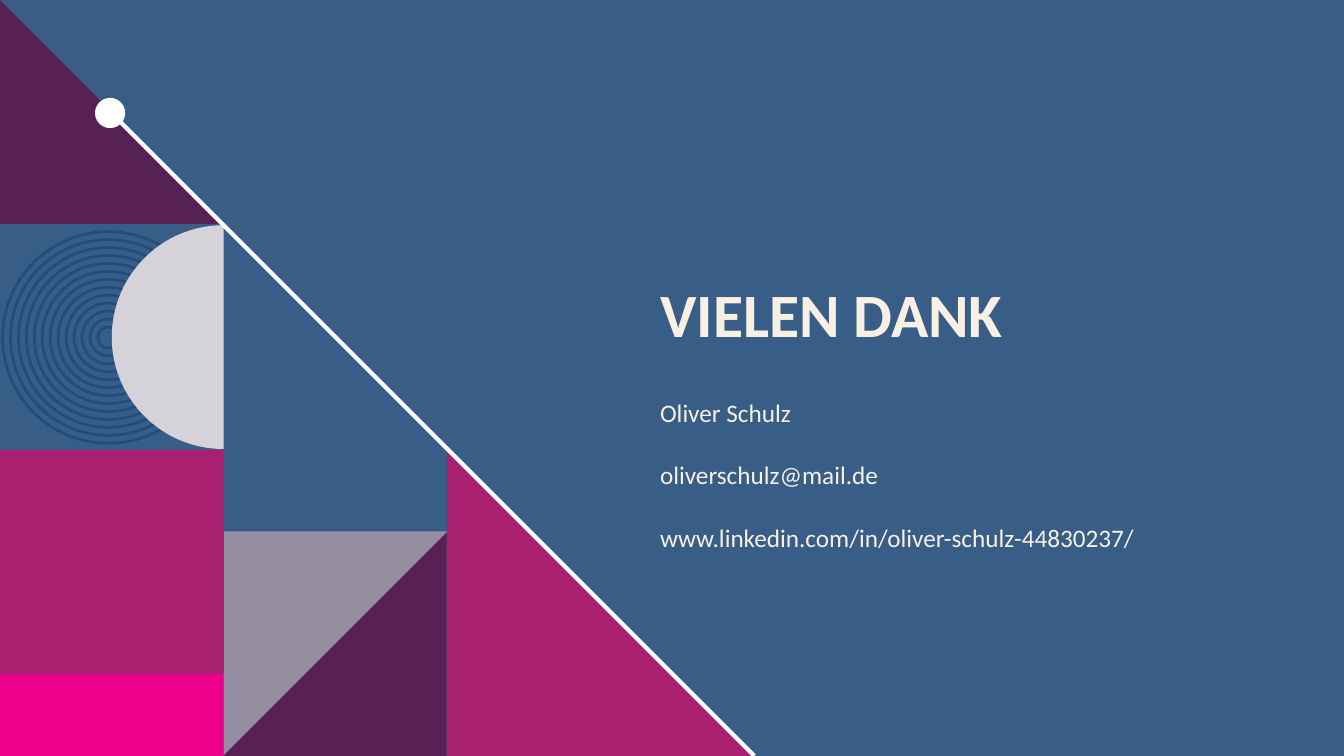
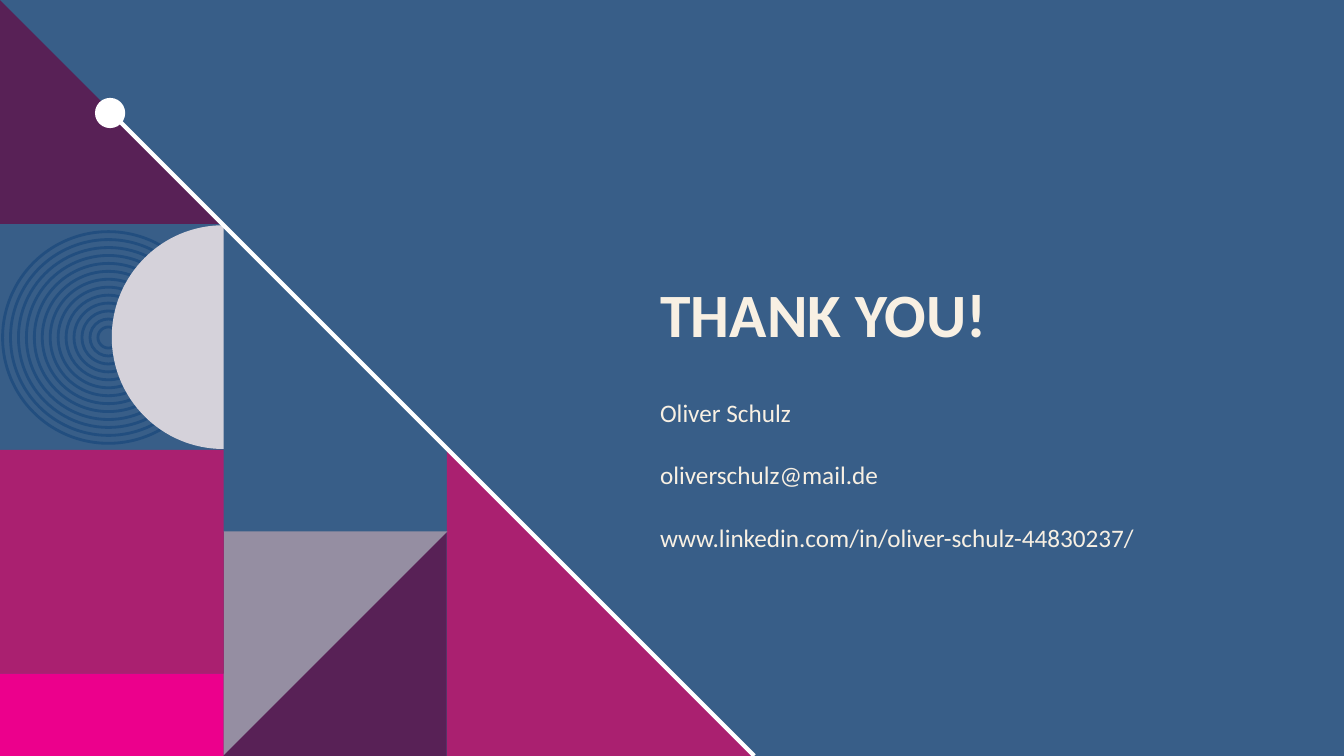
Before and after one commit to oliverschulz1983/Machine-learning-in-online-marketing-analysis-and-identification-of-optimisation-opportunities, a slide deck: slide 17 of Machine_Learning_in_Online_Marketing.pptx (slide 18 before the commit). Drawn at 1344x756 pixels with LibreOffice and Linux fonts; fonts in the diff are those of the drawing; background and template pictures are left out. Boxes give left, top, right and bottom in pixels: in the first picture for what was removed or moved away, otherwise in the second. Text is boxed around its words. In the diff, an @@ line names an element or a change of style, - is before the commit and + after.

```diff
--- a/Machine_Learning_in_Online_Marketing.pptx
+++ b/Machine_Learning_in_Online_Marketing.pptx
@@ title at <box>661,295,986,338</box>: text changed @@
-VIELEN DANK
+THANK YOU!
```
Also in this commit, not shown: 14 other slides changed, 2 slides added, 3 slides removed.
